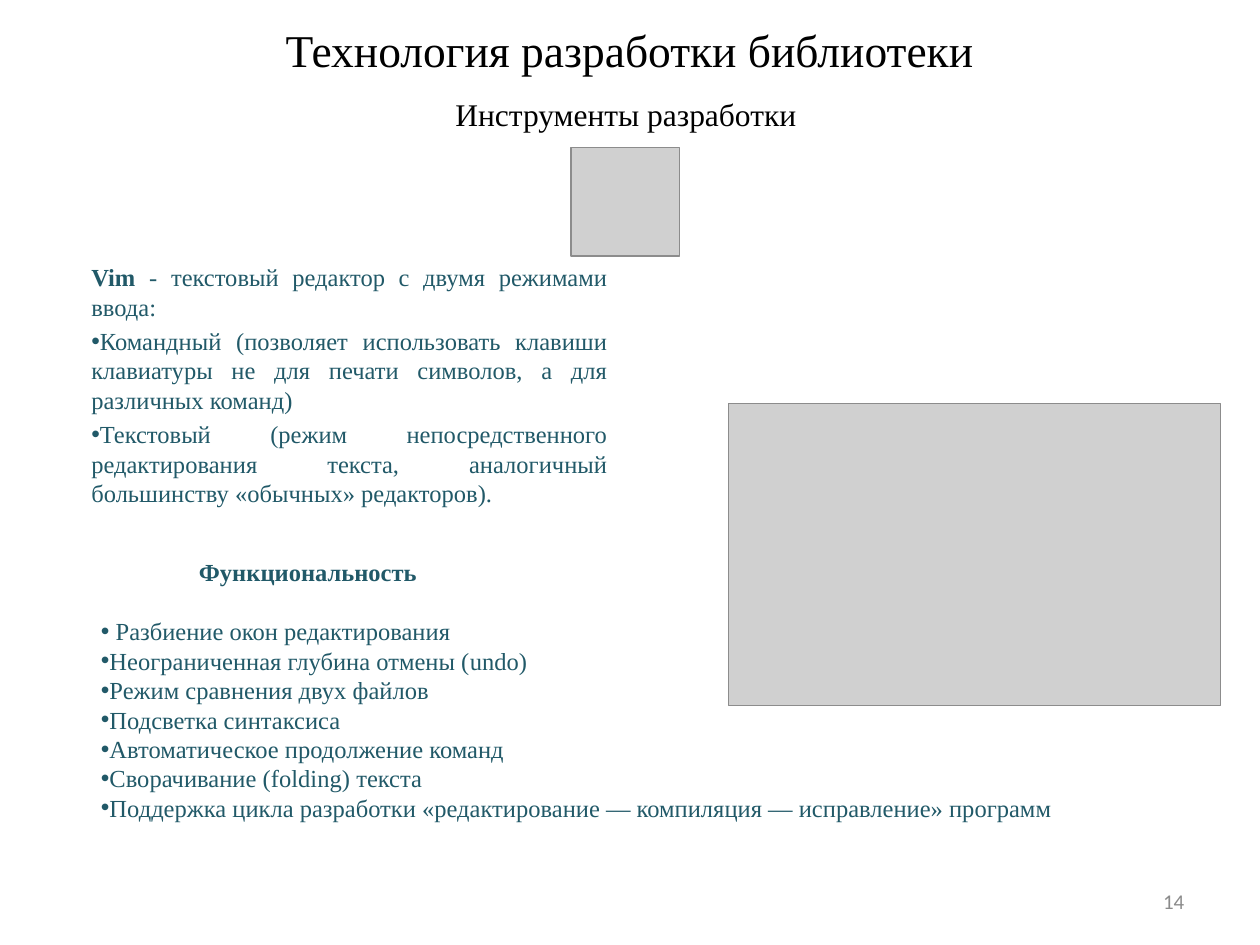
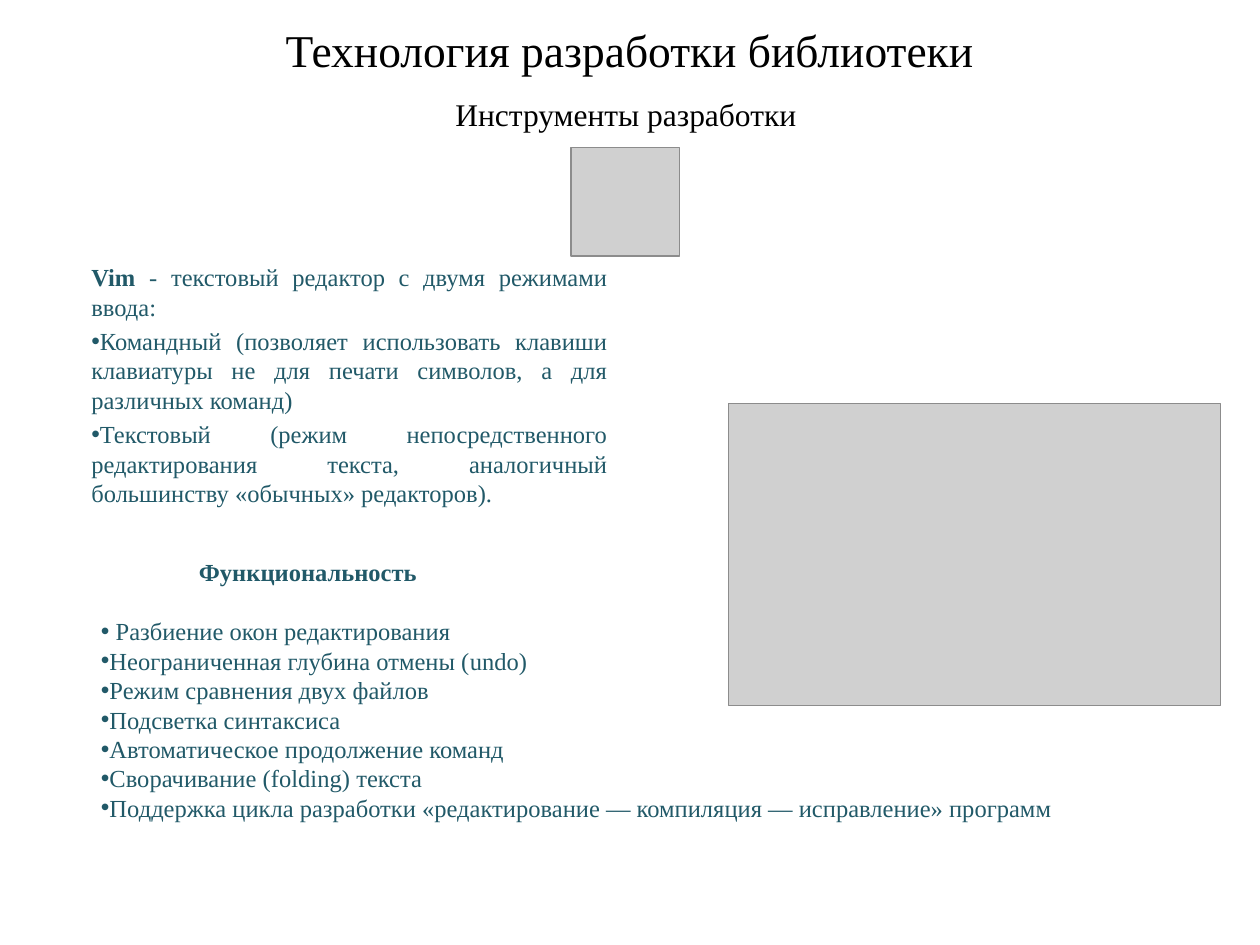
Before and after one commit to nwcfang/diplom_report, a slide deck: slide 14 of presentation/presentation-shtamp.pptx. Drawn at 1260x945 pixels with LibreOffice and Linux fonts; fonts in the diff are those of the drawing; grey boxes stand for pictures. Boxes give left, top, right and bottom in pixels: in the first picture for what was removed or moved away, otherwise in the second. Text is boxed around its words. In the diff, an @@ line names an element or a change of style, - is before the commit and + after.

```diff
--- a/presentation/presentation-shtamp.pptx
+++ b/presentation/presentation-shtamp.pptx
@@ page number removed at (x1=1163, y1=895, x2=1184, y2=909) @@
-14
```
Also in this commit, not shown: 13 other slides changed, 1 other file.
